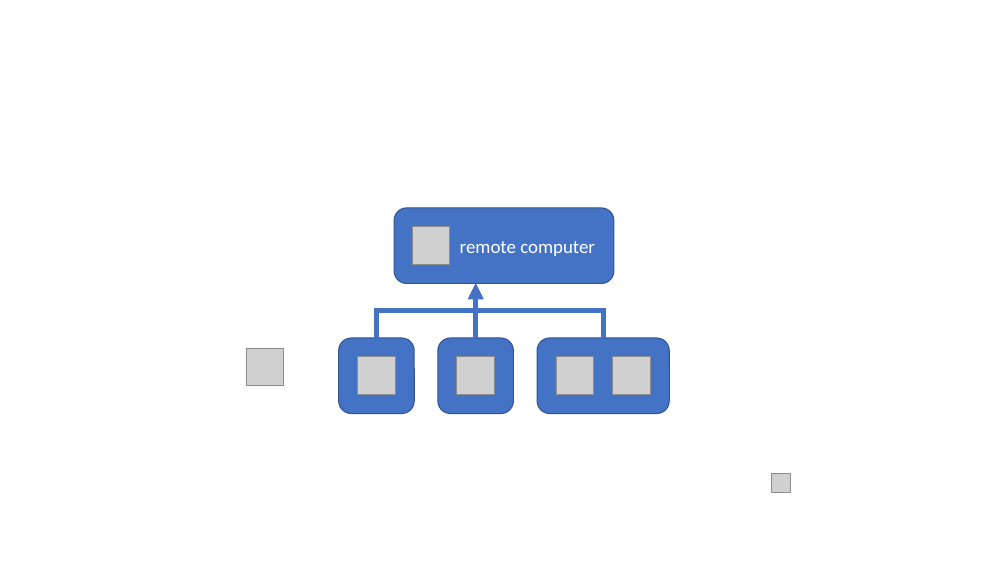
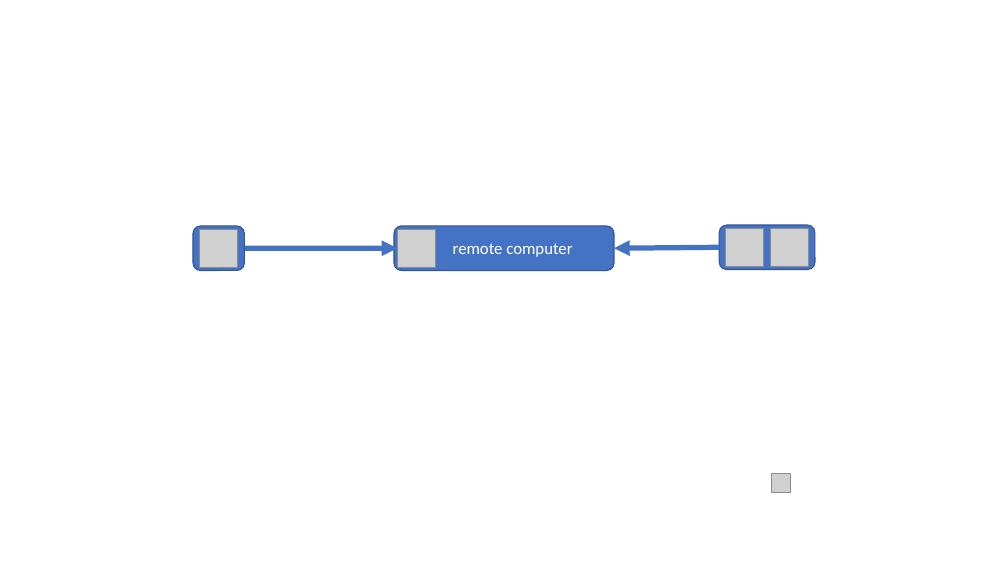
Before and after one commit to cs1302uga/cs1302-tutorials, a slide deck: slide 7 of unix/img/figures.pptx. Drawn at 1008x567 pixels with LibreOffice and Linux fonts; fonts in the diff are those of the drawing; grey boxes stand for pictures; background and template pictures are left out. Boxes give left, top, right and bottom in pixels: in the first picture for what was removed or moved away, otherwise in the second. Text is boxed around its words. In the diff, an @@ line names an element or a change of style, - is before the commit and + after.

```diff
--- a/unix/img/figures.pptx
+++ b/unix/img/figures.pptx
@@ rounded rectangle added at (193,226,244,271), fill #4472C4, outline #325491 1 pt @@
@@ picture: place and size @@
-picture at (457,357,495,395)
+picture at (200,229,237,267)
@@ rounded rectangle: place and size @@
-rounded rectangle at (394,208,614,284)
+rounded rectangle at (394,226,614,271)
@@ picture: place and size @@
-picture at (412,227,450,265)
+picture at (398,229,436,267)
@@ text "remote computer": place and size @@
-text "remote computer" at (460,241,595,256)
+text "remote computer" at (453,243,572,257)
@@ text "remote computer" at (453,243,572,257): size 18 to 16 pt @@
@@ rounded rectangle: place and size @@
-rounded rectangle at (339,338,414,414)
+rounded rectangle at (719,225,815,270)
@@ picture: place and size @@
-picture at (246,348,284,386)
+picture at (726,228,764,266)
@@ picture: place and size @@
-picture at (358,357,395,395)
+picture at (771,228,808,266)
@@ arrow added from (244, 248) to (398, 248), #4472C4 5 pt @@
@@ arrow added from (719, 247) to (614, 248), #4472C4 5 pt @@
@@ group removed at (377,284,669,414): 2 rounded rectangles, 2 pictures, 2 elbow arrows, 1 arrow @@
```
Also in this commit, not shown: 1 other file.
